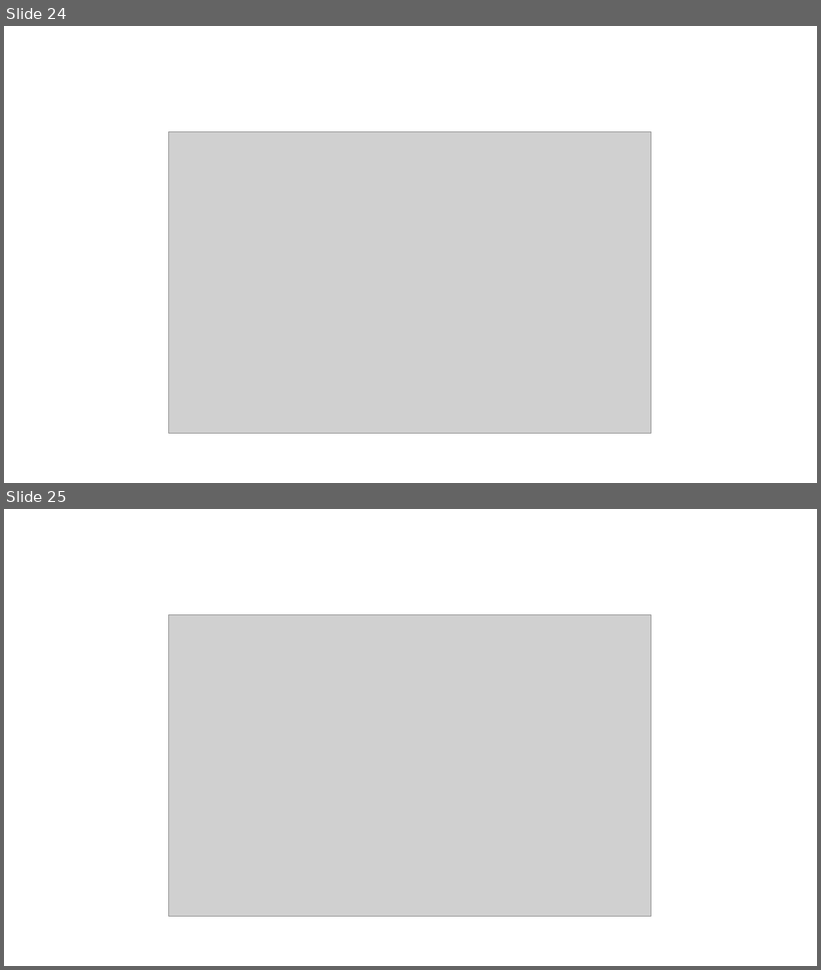
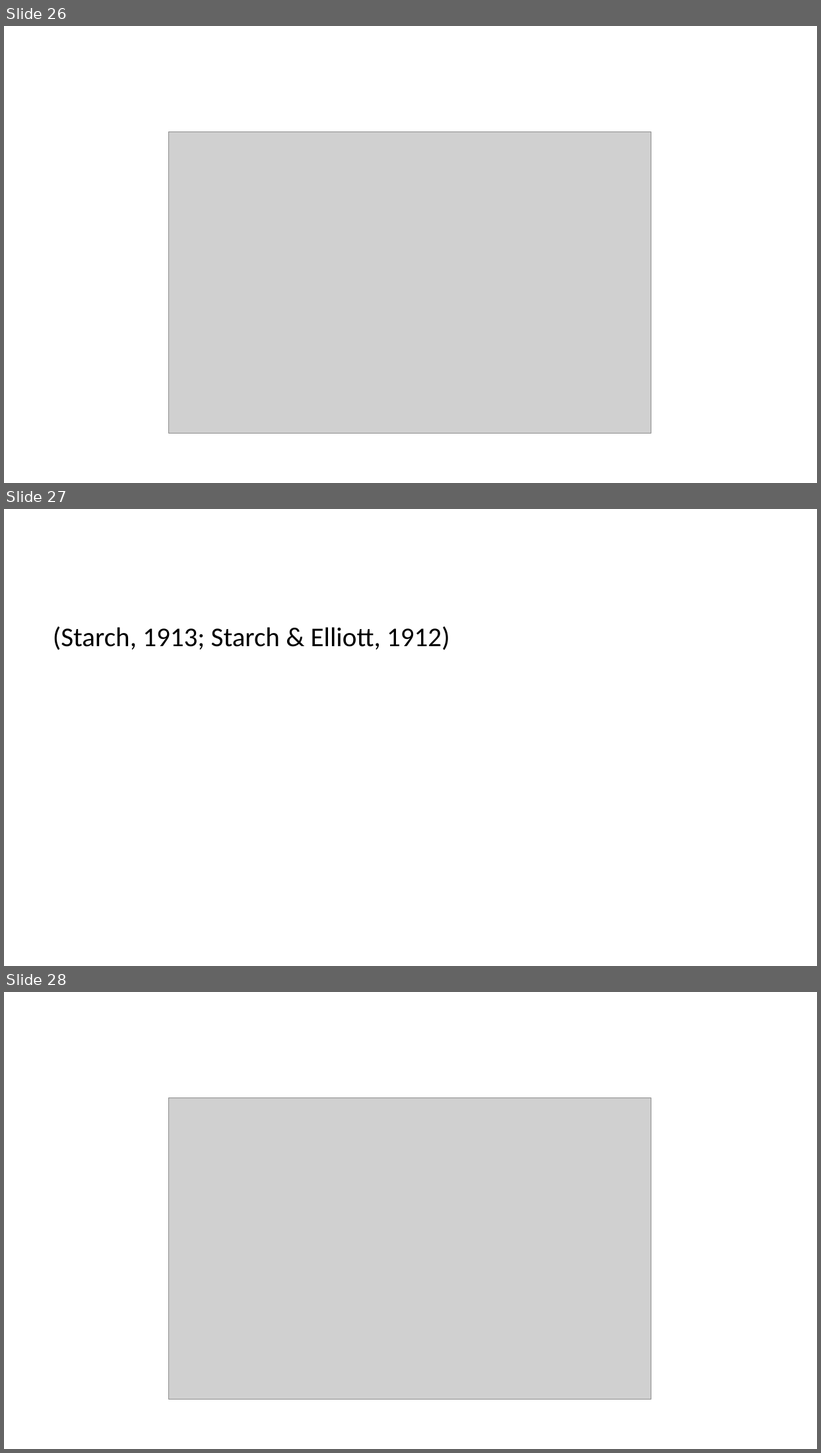
Before and after one commit to cmadland/slides, a slide deck: docs/posts/fpl-assessment/index.pptx. Shown one above the other, each under a label of ours: slides 24 and 25 before the commit, slides 26, 27 and 28 after it. The pictures are 821x970 and 821x1453 pixels, drawn with LibreOffice and Linux fonts; fonts in the diff are those of the drawing; grey boxes stand for pictures. Boxes give left, top, right and bottom in pixels: in the first picture for what was removed or moved away, otherwise in the second. Text is boxed around its words. In the diff, an @@ line names an element or a change of style, - is before the commit and + after.

```diff
--- a/docs/posts/fpl-assessment/index.pptx
+++ b/docs/posts/fpl-assessment/index.pptx
@@ slide 27 added at <box>4,509,817,966</box>, background #FFFFFF @@
@@ text added at <box>53,626,450,650</box>, 24 pt, text #000000 @@
+(Starch, 1913; Starch & Elliott, 1912)
@@ what was slide 24 is now slide 26 @@
@@ what was slide 25 is now slide 28 @@
```
Also in this commit, not shown: 9 slides changed, 6 other slides added, 1 slide removed, 13 other files.
